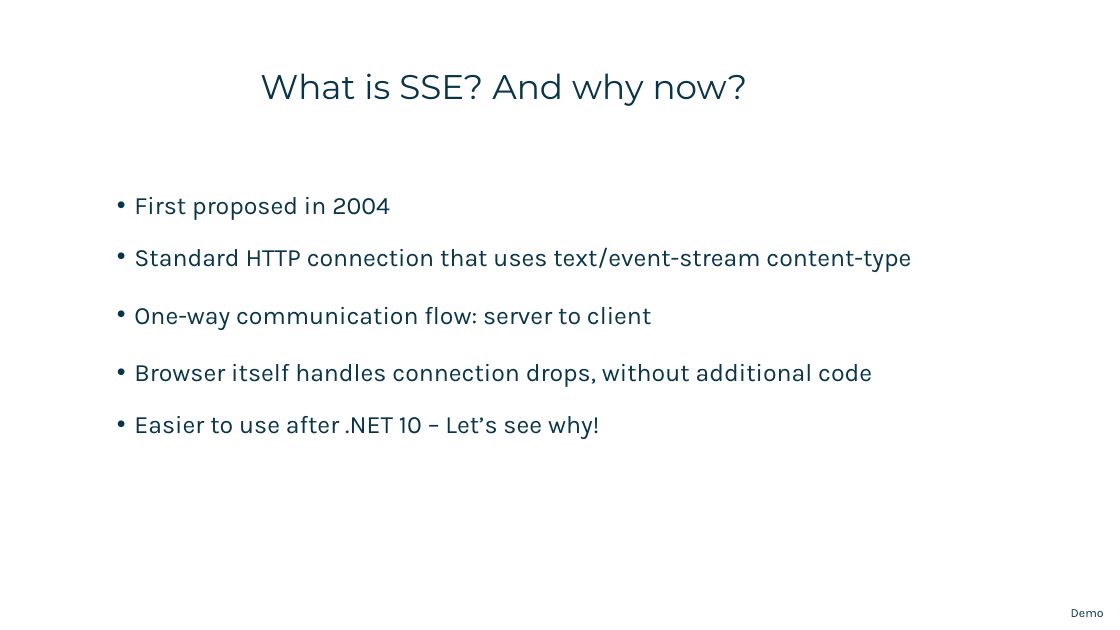
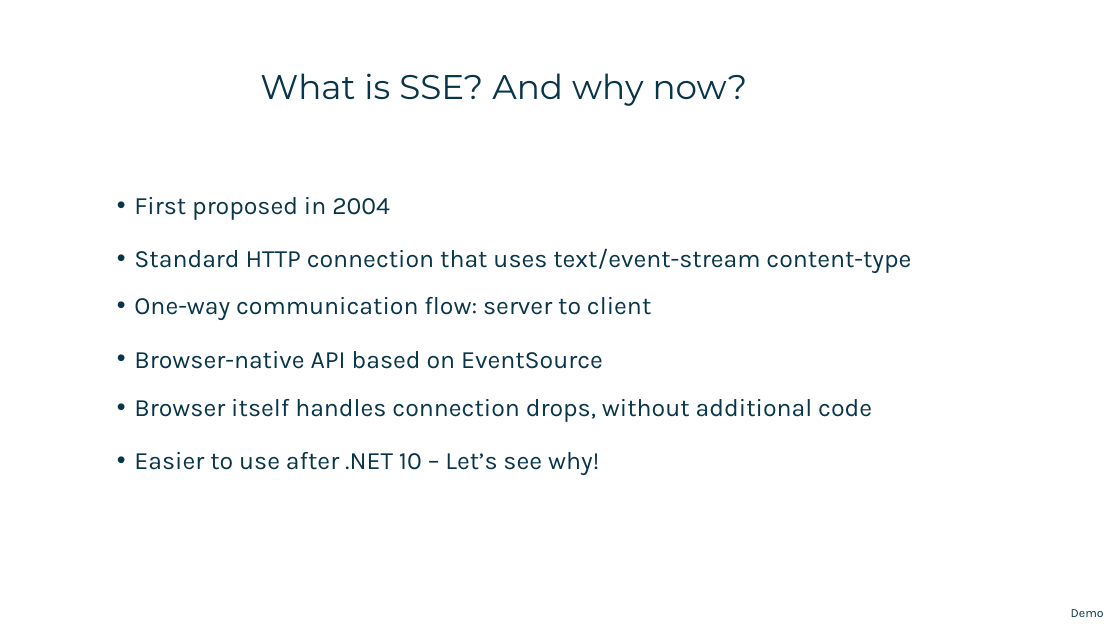
Before and after one commit to tiger4589/sse-signalr-demo, a slide deck: slide 5 of SSE vs SignalR.pptx. Drawn at 1120x630 pixels with LibreOffice and Linux fonts; fonts in the diff are those of the drawing; background and template pictures are left out. Boxes give left, top, right and bottom in pixels: in the first picture for what was removed or moved away, otherwise in the second. Text is boxed around its words. In the diff, an @@ line names an element or a change of style, - is before the commit and + after.

```diff
--- a/SSE vs SignalR.pptx
+++ b/SSE vs SignalR.pptx
@@ text "One-way communication flow: server to ...": place and size @@
-text "One-way communication flow: server to ..." at (134,307,651,329)
+text "One-way communication flow: server to ..." at (134,297,651,320)
@@ text added at (134,351,603,369), 32 pt, text #08354A @@
+• Browser-native API based on EventSource
@@ text "Browser itself handles connection drops, ...": place and size @@
-text "Browser itself handles connection drops, ..." at (134,364,872,387)
+text "Browser itself handles connection drops, ..." at (134,399,872,422)
@@ text "Easier to use after .NET ...": place and size @@
-text "Easier to use after .NET ..." at (134,416,599,439)
+text "Easier to use after .NET ..." at (134,452,599,475)
```
Also in this commit, not shown: 4 other slides changed.
